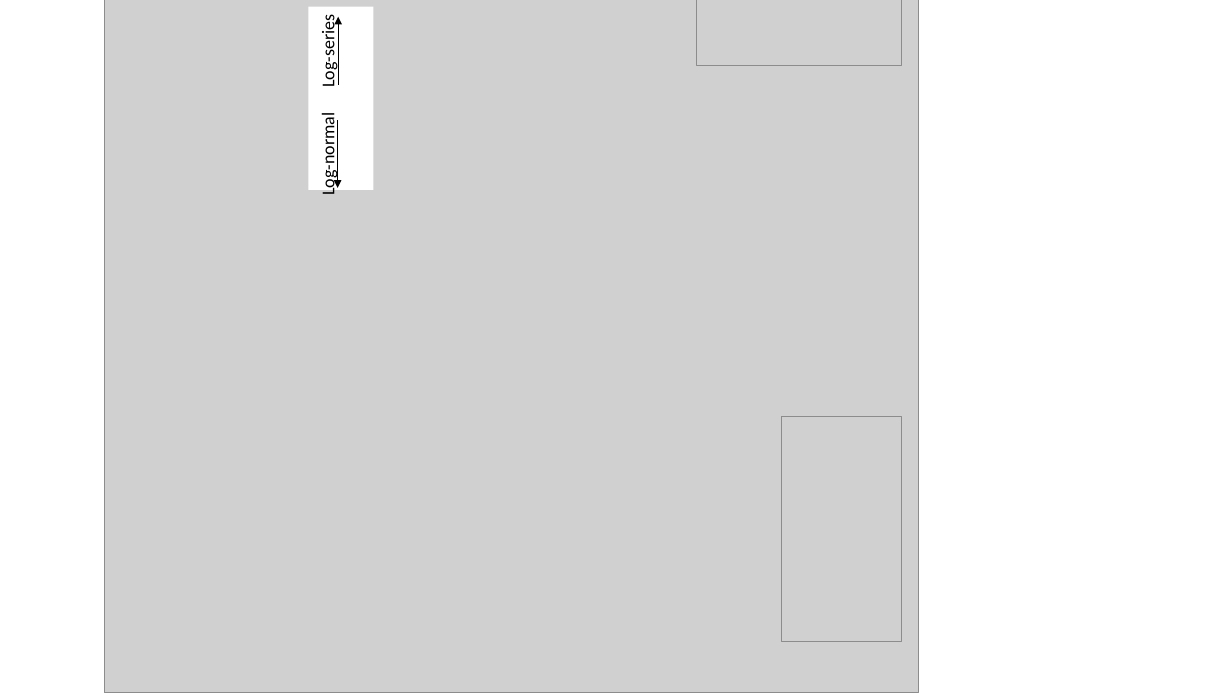
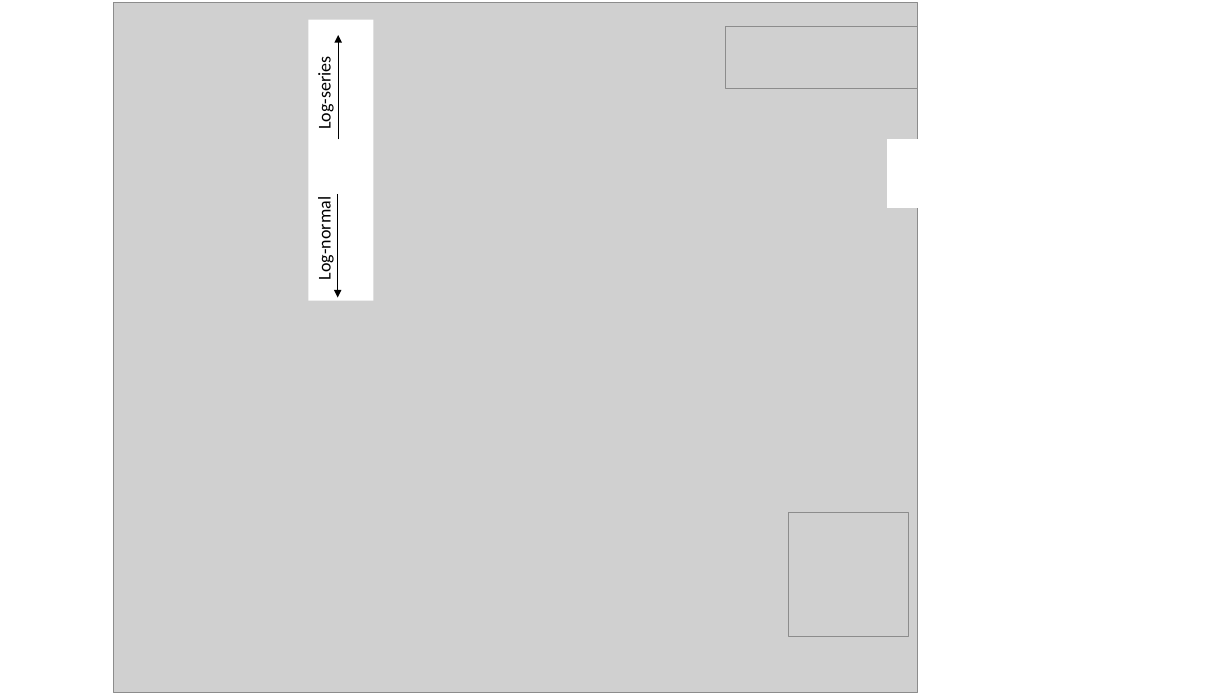
Before and after one commit to hurlbertlab/core-transient, a slide deck: slide 6 of output/plots/all_figs_with_legends.pptx. Drawn at 1232x693 pixels with LibreOffice and Linux fonts; fonts in the diff are those of the drawing; grey boxes stand for pictures. Boxes give left, top, right and bottom in pixels: in the first picture for what was removed or moved away, otherwise in the second. Text is boxed around its words. In the diff, an @@ line names an element or a change of style, - is before the commit and + after.

```diff
--- a/output/plots/all_figs_with_legends.pptx
+++ b/output/plots/all_figs_with_legends.pptx
@@ picture resized from (x1=104, y1=0, x2=919, y2=693) to (x1=114, y1=3, x2=918, y2=693) @@
@@ text "Log-series" moved from (x1=317, y1=21, x2=339, y2=85) to (x1=314, y1=63, x2=336, y2=127) @@
@@ rectangle resized from (x1=309, y1=6, x2=373, y2=189) to (x1=309, y1=19, x2=373, y2=300) @@
@@ picture resized from (x1=697, y1=0, x2=902, y2=66) to (x1=726, y1=27, x2=919, y2=89) @@
@@ arrow moved from (338, 85) - (338, 17) to (338, 140) - (338, 35) @@
@@ text "Log-normal" moved from (x1=317, y1=120, x2=339, y2=193) to (x1=314, y1=205, x2=336, y2=278) @@
@@ rectangle added at (x1=888, y1=140, x2=928, y2=208), fill #FFFFFF, outline #FFFFFF 1 pt @@
@@ arrow moved from (337, 120) - (337, 188) to (337, 194) - (337, 298) @@
@@ picture resized from (x1=782, y1=417, x2=902, y2=641) to (x1=788, y1=513, x2=909, y2=637) @@
```
Also in this commit, not shown: 1 other slide changed, 11 other files.
